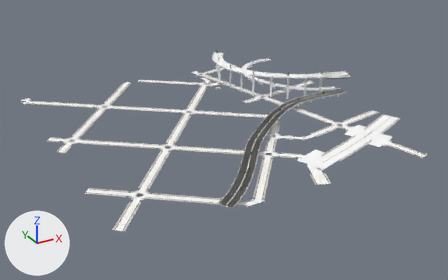
Two versions of the glTF model game/assets/city/roads/roads_1_2.gltf, one commit apart.
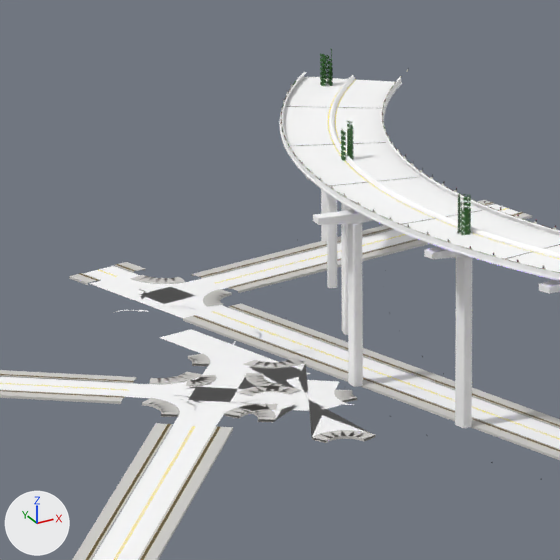
The first picture shows the older version from a camera (50 mm lens) standing at (329.0, -2096.0, 374.0) and looking at (765.0, -1302.0, -23.0). The close-ups show the older and then the newer version on the part from 41% to 54% of the width and 16% to 36% of the height of that picture. Only the edits that show in the close-ups are written down. The lights are fixed; the arrows at lower left show +X, +Y and +Z. Objects named as collision shapes, trigger or cutter boxes, shadow casters or lower levels of detail are left out. Vertices at exactly the same position are counted once.

In view in the first close-up: 'roads_1_2_Road_Ivy', 'roads_1_2_Road_Tactile_Strip', 'roads_1_2_SH_concrete_barrier', 'roads_1_2_SH_concrete_pier', 'roads_1_2_SH_kerb', 'roads_1_2_SH_road_marking_white', 'roads_1_2_SH_road_marking_yellow', 'roads_1_2_SH_sidewalk', 'roads_1_2_SH_wet_asphalt' and 4 more.
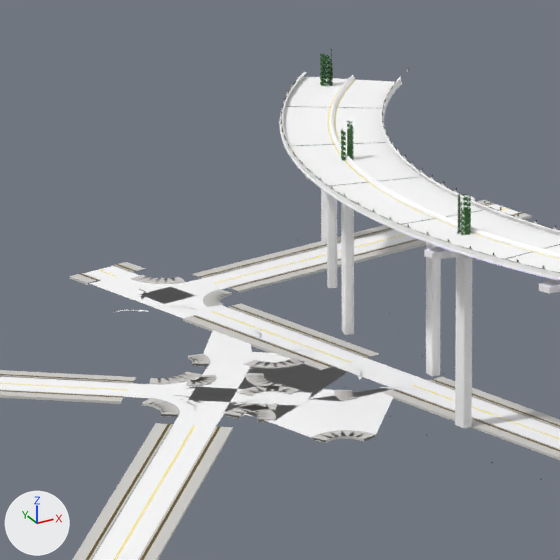
The change, as a diff of the scene's bpy script:
```diff
--- a/game/assets/city/roads/roads_1_2.gltf.py
+++ b/game/assets/city/roads/roads_1_2.gltf.py
@@ me_roads_1_2_sh_concrete_pier @@
 me_roads_1_2_sh_concrete_pier.from_pydata(...)  # 3460 vertices, 5808 faces; spans x 633.0..1029.0, y -1545.0..-1017.0, z -1.0..43.0
 # used by ob_roads_1_2_sh_concrete_pier; location = (0.0, 0.0, 0.0)
+# me_roads_1_2_sh_concrete_pier part 1: the loose piece of 24 vertices spanning x 861.0..863.0, y -1111.0..-1108.0, z 0.0..32.0 is moved by (16.0, -2.0, 0.0)
+# me_roads_1_2_sh_concrete_pier part 2: the loose piece of 28 vertices spanning x 854.0..870.0, y -1111.0..-1107.0, z 32.0..34.0 is moved by (16.0, -2.0, 0.0)
 me_roads_1_2_sh_concrete_pier.materials.append(mat_sh_concrete_pier)
@@ me_roads_1_2_sh_sidewalk @@
 # used by ob_roads_1_2_sh_sidewalk; location = (0.0, 0.0, 0.0)
-me_roads_1_2_sh_sidewalk.from_pydata(...)  # 5610 vertices, 6304 faces; spans x 506.0..1034.0, y -1539.0..-1016.0, z 0.0
+me_roads_1_2_sh_sidewalk.from_pydata(...)  # 5598 vertices, 6280 faces; spans x 506.0..1034.0, y -1539.0..-1016.0, z 0.0
+# me_roads_1_2_sh_sidewalk part 3
+# 12 vertices are removed from x 862.0..877.0, y -1111.0..-1102.0, z 0.0
+# 24 faces are deleted
 me_roads_1_2_sh_sidewalk.materials.append(mat_sh_sidewalk)
@@ me_roads_1_2_sh_wet_asphalt @@
 me_roads_1_2_sh_wet_asphalt.from_pydata(...)  # 18406 vertices, 32907 faces; spans x 508.0..1032.0, y -1544.0..-1017.0, z 0.0..43.0
 # used by ob_roads_1_2_sh_wet_asphalt; location = (0.0, 0.0, 0.0)
+# me_roads_1_2_sh_wet_asphalt part 4: 48 of 18406 vertices moved; they spanned x 840.0..860.0, y -1133.0..-1064.0, z 0.0 and now span x 828.0..875.0, y -1132.0..-1061.0, z 0.0; mean shift (4.0, 4.0, 0.0); largest move (852.0, -1101.0, 0.0) -> (871.0, -1097.0, 0.0)
 me_roads_1_2_sh_wet_asphalt.materials.append(mat_sh_wet_asphalt)
```

Changed parts and their boxes (x1, y1, x2, y2) in the close-ups (560 x 560 px; the box of a moved part takes in the faces that stretch with it):
part 1 of me_roads_1_2_sh_concrete_pier, moved or reshaped: before (348, 223, 363, 387); after (426, 242, 441, 376)
part 2 of me_roads_1_2_sh_concrete_pier, moved or reshaped (mostly hidden afterwards): before (313, 210, 373, 225); after (466, 195, 475, 201)
part 3 of me_roads_1_2_sh_sidewalk, deleted: before (322, 354, 442, 395)
part 4 of me_roads_1_2_sh_wet_asphalt, moved or reshaped: before (159, 329, 370, 433); after (203, 330, 394, 438)
